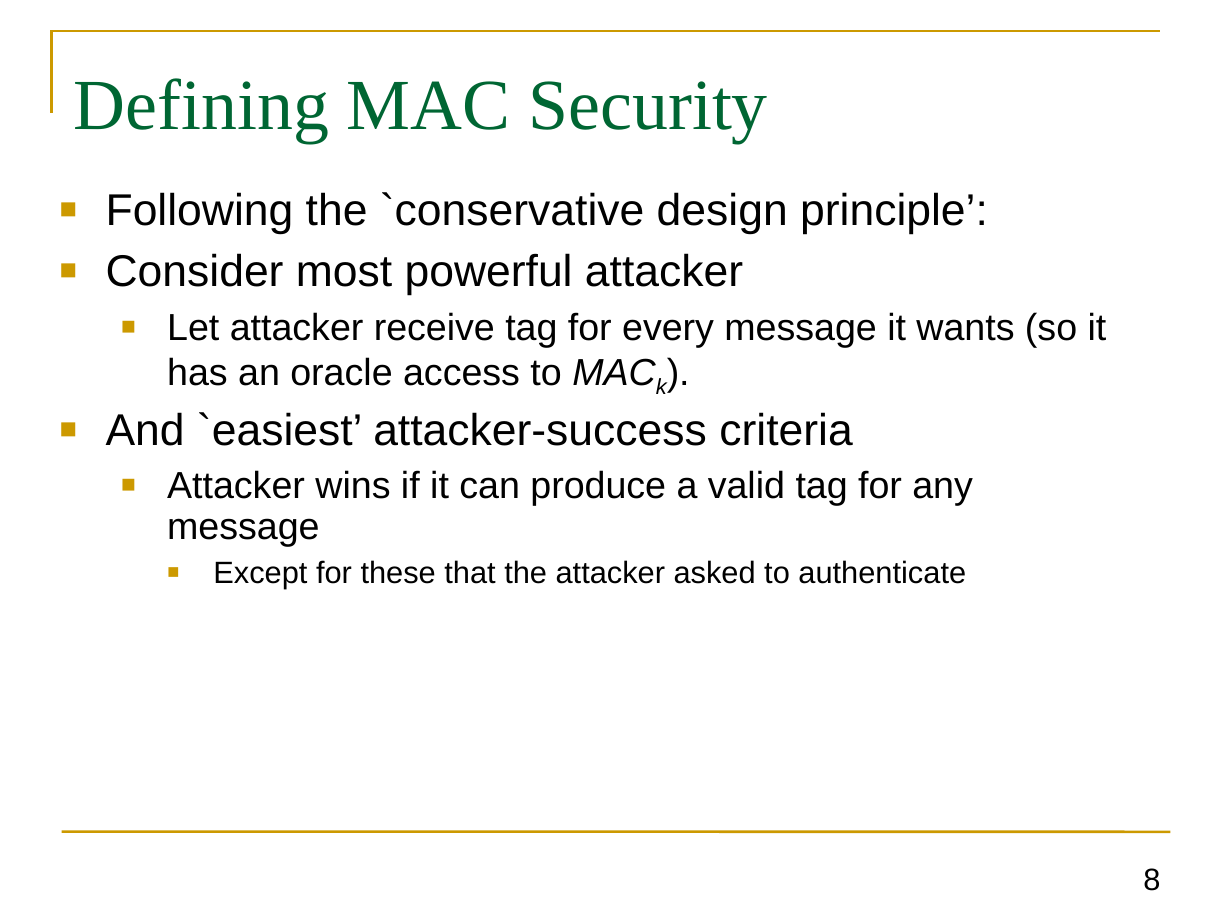
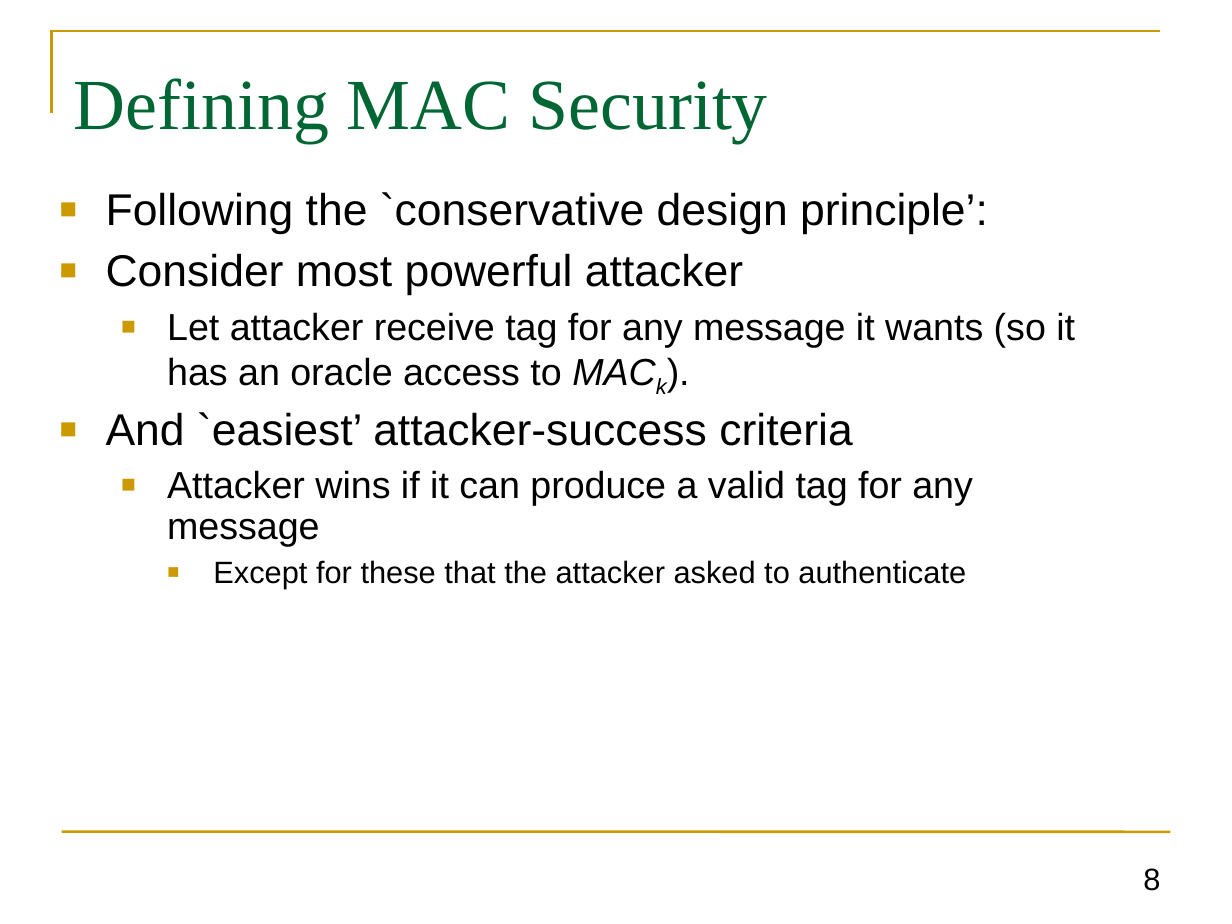
Before and after one commit to GhadaAlmashaqbeh/GhadaAlmashaqbeh.github.io, a slide deck: slide 8 of courses/cse3400-s2023/lecture5.pptx. Drawn at 1232x924 pixels with LibreOffice and Linux fonts; fonts in the diff are those of the drawing. Boxes give left, top, right and bottom in pixels: in the first picture for what was removed or moved away, otherwise in the second. Text is boxed around its words. In the diff, an @@ line names an element or a change of style, - is before the commit and + after.

```diff
--- a/courses/cse3400-s2023/lecture5.pptx
+++ b/courses/cse3400-s2023/lecture5.pptx
@@ text at <box>167,312,1075,386</box>: text changed @@
-  ■ Let attacker receive tag for every message it wants (so it has an oracle access to MACk).
+  ■ Let attacker receive tag for any message it wants (so it has an oracle access to MACk).
```
Also in this commit, not shown: 4 other slides changed, 4 other files.
